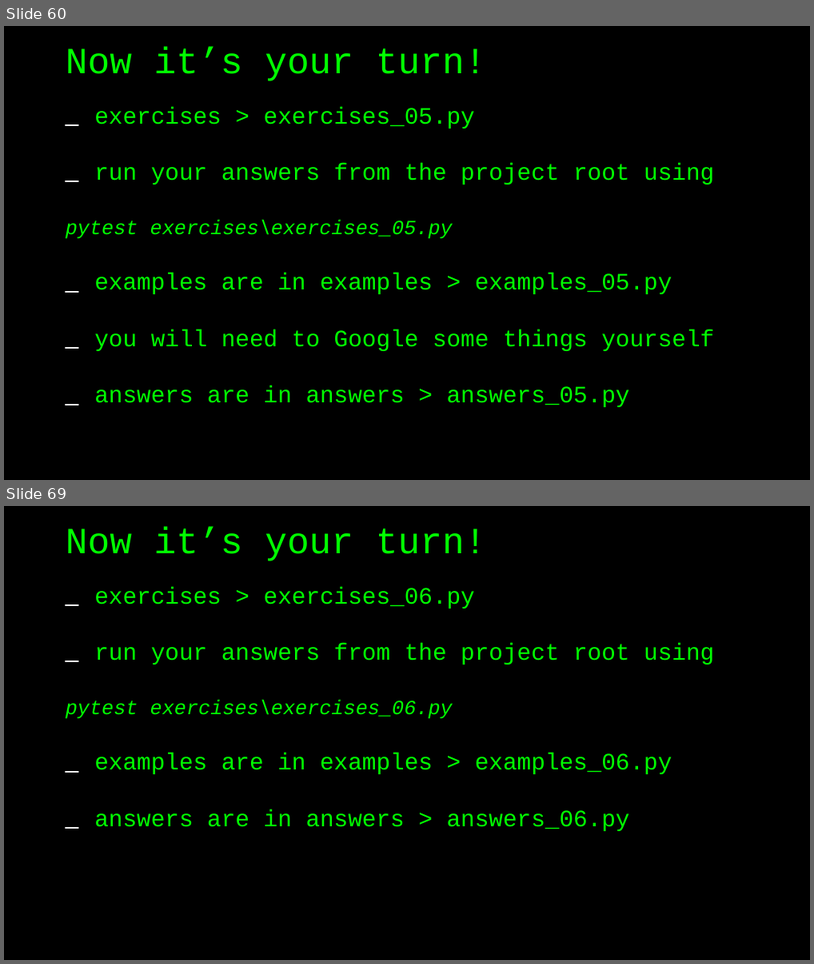
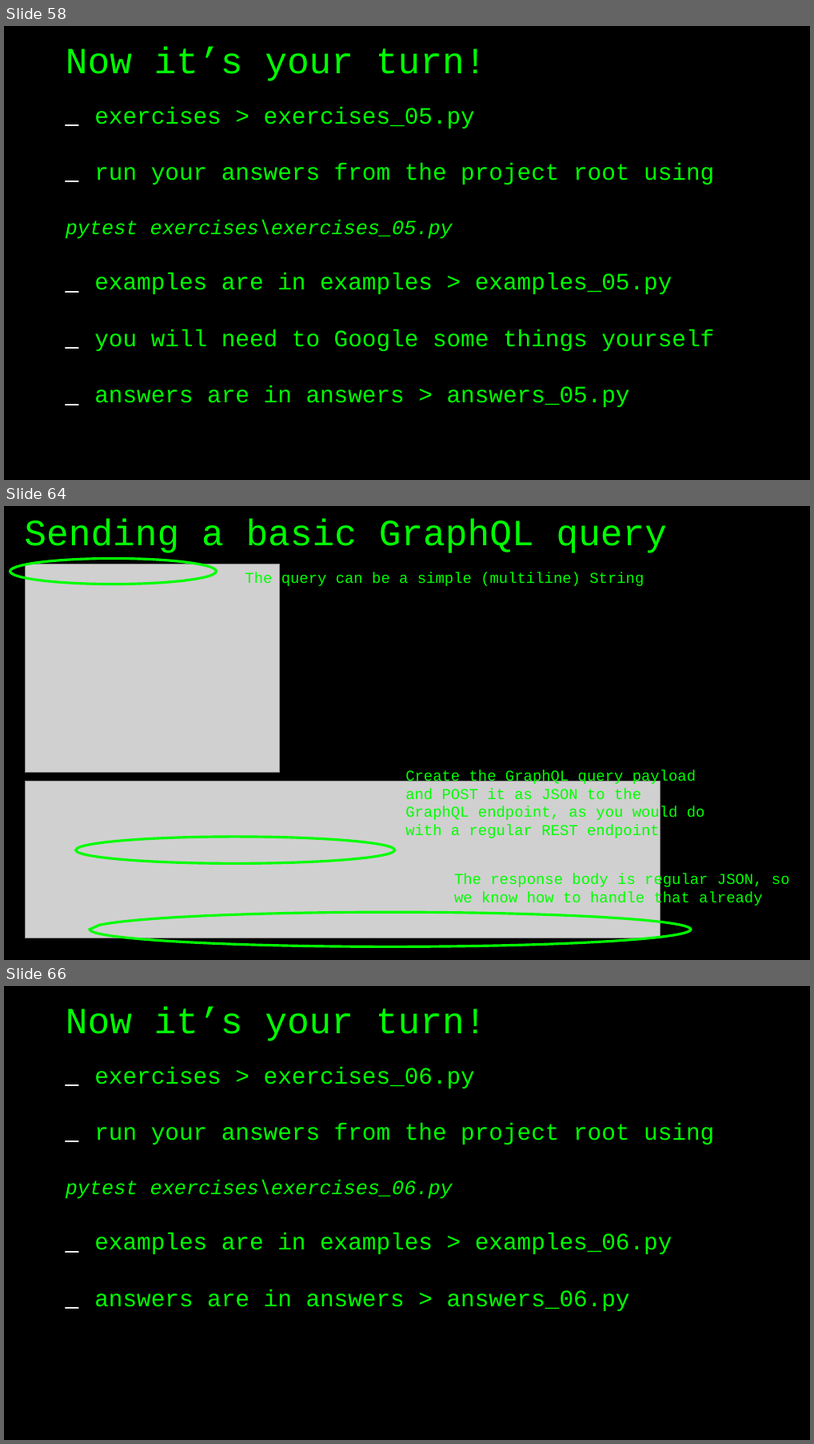
Before and after one commit to basdijkstra/requests-workshop, a slide deck: python-requests-workshop.odp. Shown one above the other, each under a label of ours: slides 60 and 69 before the commit, slides 58, 64 and 66 after it; the slides between them are not shown. The pictures are 814x964 and 814x1444 pixels, drawn with LibreOffice and Linux fonts; fonts in the diff are those of the drawing; grey boxes stand for pictures. Boxes give left, top, right and bottom in pixels: in the first picture for what was removed or moved away, otherwise in the second. Text is boxed around its words. In the diff, an @@ line names an element or a change of style, - is before the commit and + after.

```diff
--- a/python-requests-workshop.odp
+++ b/python-requests-workshop.odp
@@ slide 64 added at (4, 506, 810, 960), background #000000 @@
@@ title added at (24, 519, 668, 553), 44 pt, text #00FF00 @@
+Sending a basic GraphQL query
@@ freeform shape added at (10, 559, 216, 584), outline #00FF00 3 pt @@
@@ picture added at (25, 564, 280, 772) @@
@@ text added at (245, 572, 644, 586), 18 pt, text #00FF00 @@
+The query can be a simple (multiline) String
@@ picture added at (25, 780, 661, 937) @@
@@ text added at (406, 770, 706, 838), 18 pt, text #00FF00 @@
+Create the GraphQL query payload and POST it as JSON to the GraphQL endpoint, as you would do with a regular REST endpoint
@@ freeform shape added at (76, 836, 395, 863), outline #00FF00 3 pt @@
@@ text added at (454, 873, 790, 907), 18 pt, text #00FF00 @@
+The response body is regular JSON, so we know how to handle that already
@@ freeform shape added at (90, 912, 691, 947), outline #00FF00 3 pt @@
@@ what was slide 60 is now slide 58 @@
@@ what was slide 69 is now slide 66 @@
```
Also in this commit, not shown: 13 slides changed, 9 other slides added, 13 slides removed, 2 other files.
